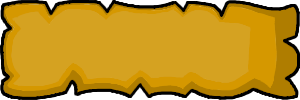
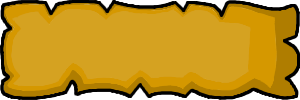
Two versions of the same layered image (300px x 100px). Layer-by-layer changes:
added layer "Фон" above "Звук" over [3, 3, 297, 97]
painted on "Звук" over [3, 3, 297, 97]
